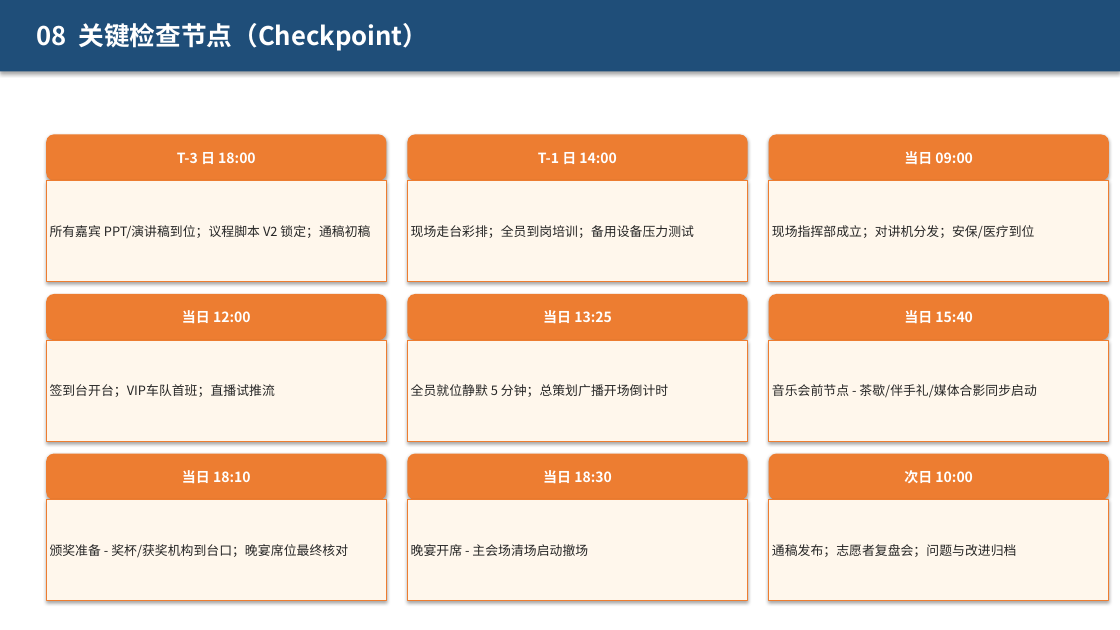
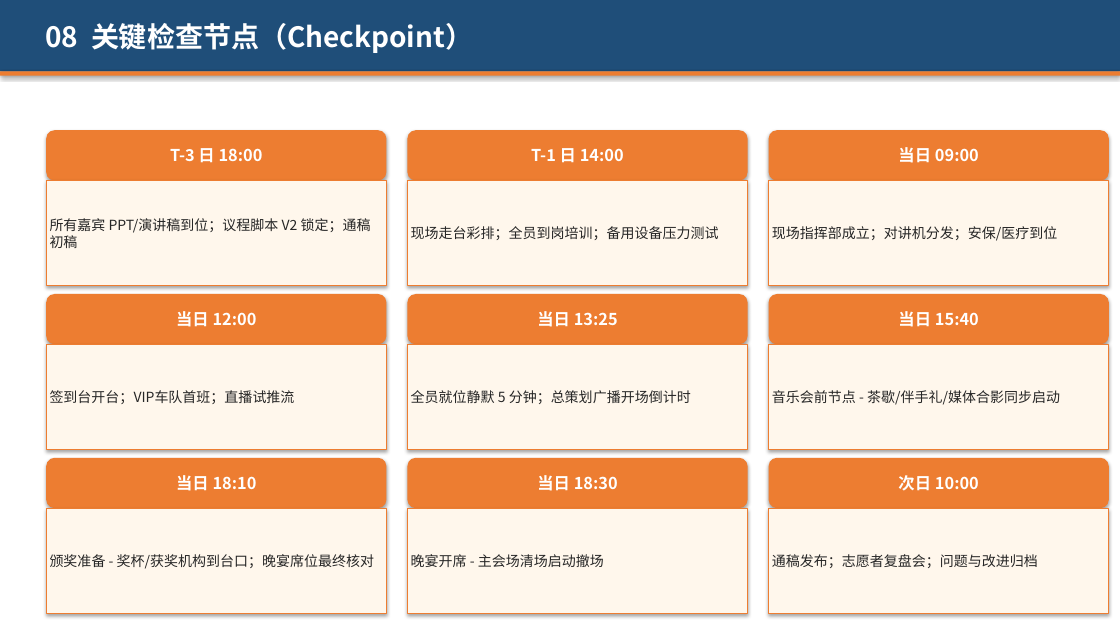
Before and after one commit to hujigang2010-maker/AIDEN, a slide deck: slide 26 of 2026峰会_志愿者分工方案.pptx. Drawn at 1120x630 pixels with LibreOffice and Linux fonts; fonts in the diff are those of the drawing. Boxes give left, top, right and bottom in pixels: in the first picture for what was removed or moved away, otherwise in the second. Text is boxed around its words. In the diff, an @@ line names an element or a change of style, - is before the commit and + after.

```diff
--- a/2026峰会_志愿者分工方案.pptx
+++ b/2026峰会_志愿者分工方案.pptx
@@ text "08 关键检查节点（Checkpoint）": place and size @@
-text "08 关键检查节点（Checkpoint）" at <box>37,23,429,51</box>
+text "08 关键检查节点（Checkpoint）" at <box>45,23,473,53</box>
@@ text "08 关键检查节点（Checkpoint）" at <box>45,23,473,53</box>: size 22 to 24 pt @@
@@ rectangle added at <box>0,71,1120,76</box>, fill #ED7D31 @@
@@ rounded rectangle "T-3 日 18:00": place and size @@
-rounded rectangle "T-3 日 18:00" at <box>46,134,386,181</box>
+rounded rectangle "T-3 日 18:00" at <box>46,130,386,181</box>
@@ rounded rectangle "T-1 日 14:00": place and size @@
-rounded rectangle "T-1 日 14:00" at <box>408,134,748,181</box>
+rounded rectangle "T-1 日 14:00" at <box>408,130,748,181</box>
@@ rounded rectangle "当日 09:00": place and size @@
-rounded rectangle "当日 09:00" at <box>769,134,1109,181</box>
+rounded rectangle "当日 09:00" at <box>769,130,1109,181</box>
@@ rectangle "所有嘉宾 PPT/演讲稿到位；议程脚本 V2 锁定；通稿初稿": place and size @@
-rectangle "所有嘉宾 PPT/演讲稿到位；议程脚本 V2 锁定；通稿初稿" at <box>46,181,386,281</box>
+rectangle "所有嘉宾 PPT/演讲稿到位；议程脚本 V2 锁定；通稿初稿" at <box>46,181,386,286</box>
@@ rectangle "现场走台彩排；全员到岗培训；备用设备压力测试": place and size @@
-rectangle "现场走台彩排；全员到岗培训；备用设备压力测试" at <box>408,181,748,281</box>
+rectangle "现场走台彩排；全员到岗培训；备用设备压力测试" at <box>408,181,748,286</box>
@@ rectangle "现场指挥部成立；对讲机分发；安保/医疗到位": place and size @@
-rectangle "现场指挥部成立；对讲机分发；安保/医疗到位" at <box>769,181,1109,281</box>
+rectangle "现场指挥部成立；对讲机分发；安保/医疗到位" at <box>769,181,1109,286</box>
@@ rounded rectangle "当日 12:00": place and size @@
-rounded rectangle "当日 12:00" at <box>46,294,386,340</box>
+rounded rectangle "当日 12:00" at <box>46,294,386,344</box>
@@ rounded rectangle "当日 13:25": place and size @@
-rounded rectangle "当日 13:25" at <box>408,294,748,340</box>
+rounded rectangle "当日 13:25" at <box>408,294,748,344</box>
@@ rounded rectangle "当日 15:40": place and size @@
-rounded rectangle "当日 15:40" at <box>769,294,1109,340</box>
+rounded rectangle "当日 15:40" at <box>769,294,1109,344</box>
@@ rectangle "签到台开台；VIP车队首班；直播试推流": place and size @@
-rectangle "签到台开台；VIP车队首班；直播试推流" at <box>46,340,386,441</box>
+rectangle "签到台开台；VIP车队首班；直播试推流" at <box>46,344,386,450</box>
@@ rectangle "全员就位静默 5 分钟；总策划广播开场倒计时": place and size @@
-rectangle "全员就位静默 5 分钟；总策划广播开场倒计时" at <box>408,340,748,441</box>
+rectangle "全员就位静默 5 分钟；总策划广播开场倒计时" at <box>408,344,748,450</box>
@@ rectangle "音乐会前节点 - 茶歇/伴手礼/媒体合影同步启动": place and size @@
-rectangle "音乐会前节点 - 茶歇/伴手礼/媒体合影同步启动" at <box>769,340,1109,441</box>
+rectangle "音乐会前节点 - 茶歇/伴手礼/媒体合影同步启动" at <box>769,344,1109,450</box>
@@ rounded rectangle "当日 18:10": place and size @@
-rounded rectangle "当日 18:10" at <box>46,454,386,500</box>
+rounded rectangle "当日 18:10" at <box>46,458,386,508</box>
@@ rounded rectangle "当日 18:30": place and size @@
-rounded rectangle "当日 18:30" at <box>408,454,748,500</box>
+rounded rectangle "当日 18:30" at <box>408,458,748,508</box>
@@ size 12 to 14 pt in 9 elements at <box>408,130,748,181</box>, <box>46,294,386,344</box>, <box>408,294,748,344</box>, <box>46,130,386,181</box>, <box>769,130,1109,181</box>, <box>769,294,1109,344</box>, <box>46,458,386,508</box>, <box>408,458,748,508</box>, <box>769,458,1109,508</box> @@
@@ rounded rectangle "次日 10:00": place and size @@
-rounded rectangle "次日 10:00" at <box>769,454,1109,500</box>
+rounded rectangle "次日 10:00" at <box>769,458,1109,508</box>
@@ rectangle "颁奖准备 - 奖杯/获奖机构到台口；晚宴席位最终核对": place and size @@
-rectangle "颁奖准备 - 奖杯/获奖机构到台口；晚宴席位最终核对" at <box>46,500,386,601</box>
+rectangle "颁奖准备 - 奖杯/获奖机构到台口；晚宴席位最终核对" at <box>46,508,386,613</box>
@@ rectangle "晚宴开席 - 主会场清场启动撤场": place and size @@
-rectangle "晚宴开席 - 主会场清场启动撤场" at <box>408,500,748,601</box>
+rectangle "晚宴开席 - 主会场清场启动撤场" at <box>408,508,748,613</box>
@@ size 11 to 12 pt in 9 elements at <box>46,181,386,286</box>, <box>408,181,748,286</box>, <box>769,181,1109,286</box>, <box>46,344,386,450</box>, <box>408,344,748,450</box>, <box>769,344,1109,450</box>, <box>46,508,386,613</box>, <box>408,508,748,613</box>, <box>769,508,1109,613</box> @@
@@ rectangle "通稿发布；志愿者复盘会；问题与改进归档": place and size @@
-rectangle "通稿发布；志愿者复盘会；问题与改进归档" at <box>769,500,1109,601</box>
+rectangle "通稿发布；志愿者复盘会；问题与改进归档" at <box>769,508,1109,613</box>
```
Also in this commit, not shown: 26 other slides changed, 2 other files.
